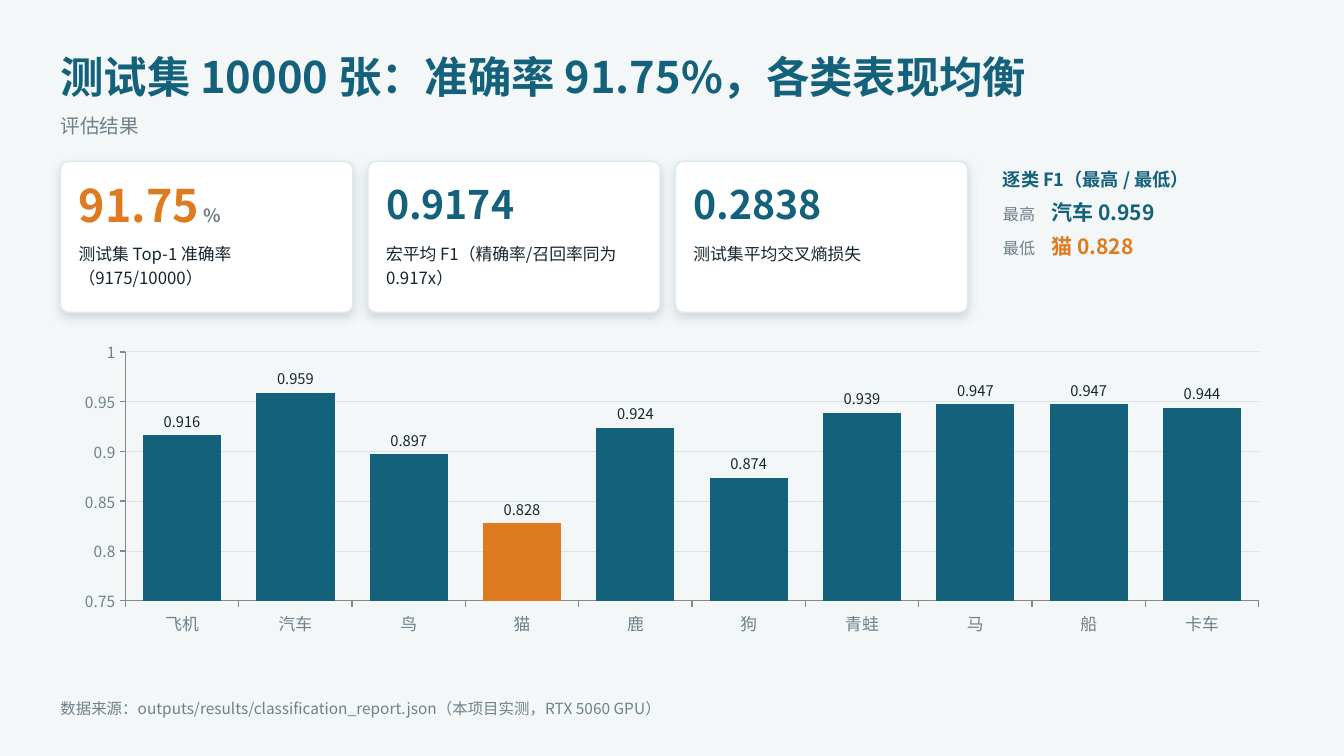
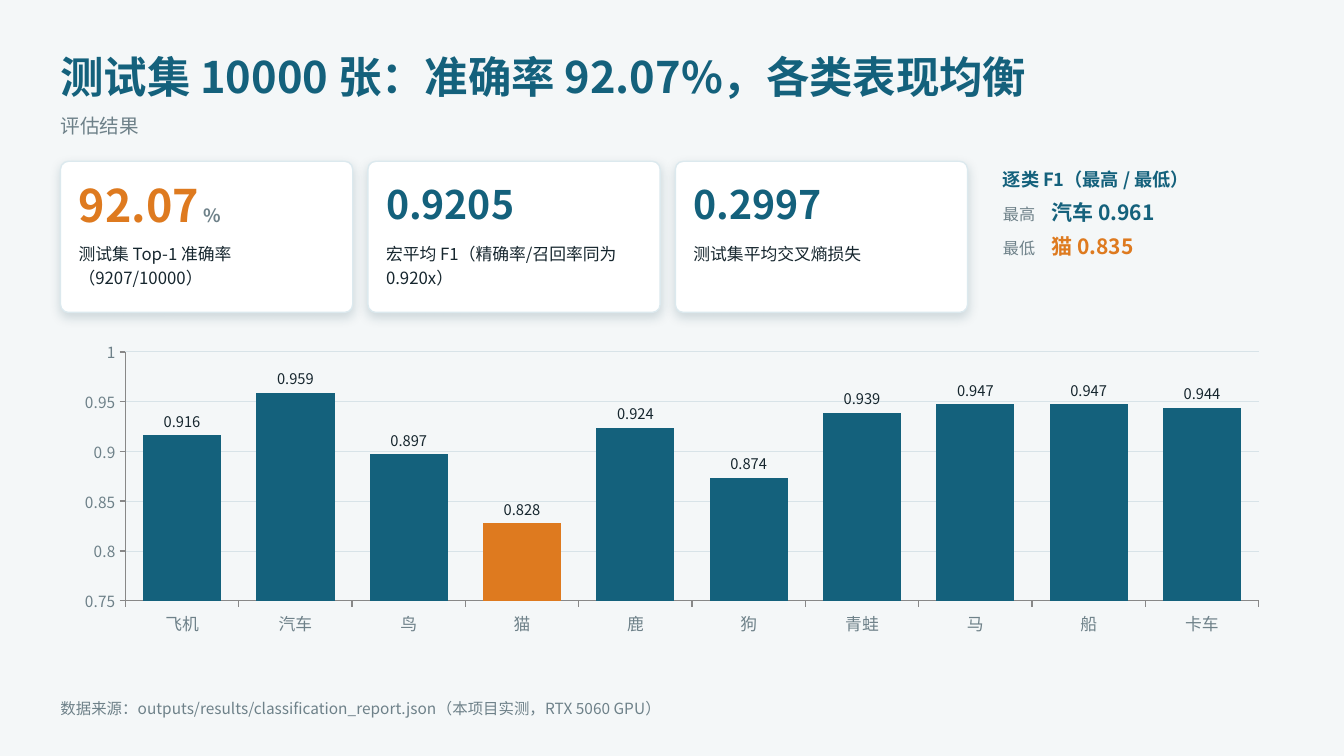
Before and after one commit to JinYihang1011/image_classification_paddle, a slide deck: slide 8 of 课程设计汇报.pptx. Drawn at 1344x756 pixels with LibreOffice and Linux fonts; fonts in the diff are those of the drawing. Boxes give left, top, right and bottom in pixels: in the first picture for what was removed or moved away, otherwise in the second. Text is boxed around its words. In the diff, an @@ line names an element or a change of style, - is before the commit and + after.

```diff
--- a/课程设计汇报.pptx
+++ b/课程设计汇报.pptx
@@ text at [60, 56, 1027, 99]: text changed @@
-测试集 10000 张：准确率 91.75%，各类表现均衡
+测试集 10000 张：准确率 92.07%，各类表现均衡
@@ text at [79, 188, 199, 223]: text changed @@
-91.75 %
+92.07 %
@@ text at [386, 189, 514, 220]: text changed @@
-0.9174
+0.9205
@@ text at [693, 189, 821, 220]: text changed @@
-0.2838
+0.2997
@@ text at [1003, 202, 1154, 259]: text changed @@
-最高 汽车 0.959
-最低 猫 0.828
+最高 汽车 0.961
+最低 猫 0.835
@@ text at [79, 246, 231, 287]: text changed @@
-测试集 Top-1 准确率（9175/10000）
+测试集 Top-1 准确率（9207/10000）
@@ text at [386, 246, 616, 286]: text changed @@
-宏平均 F1（精确率/召回率同为 0.917x）
+宏平均 F1（精确率/召回率同为 0.920x）
```
Also in this commit, not shown: 7 other slides changed, 31 other files.
